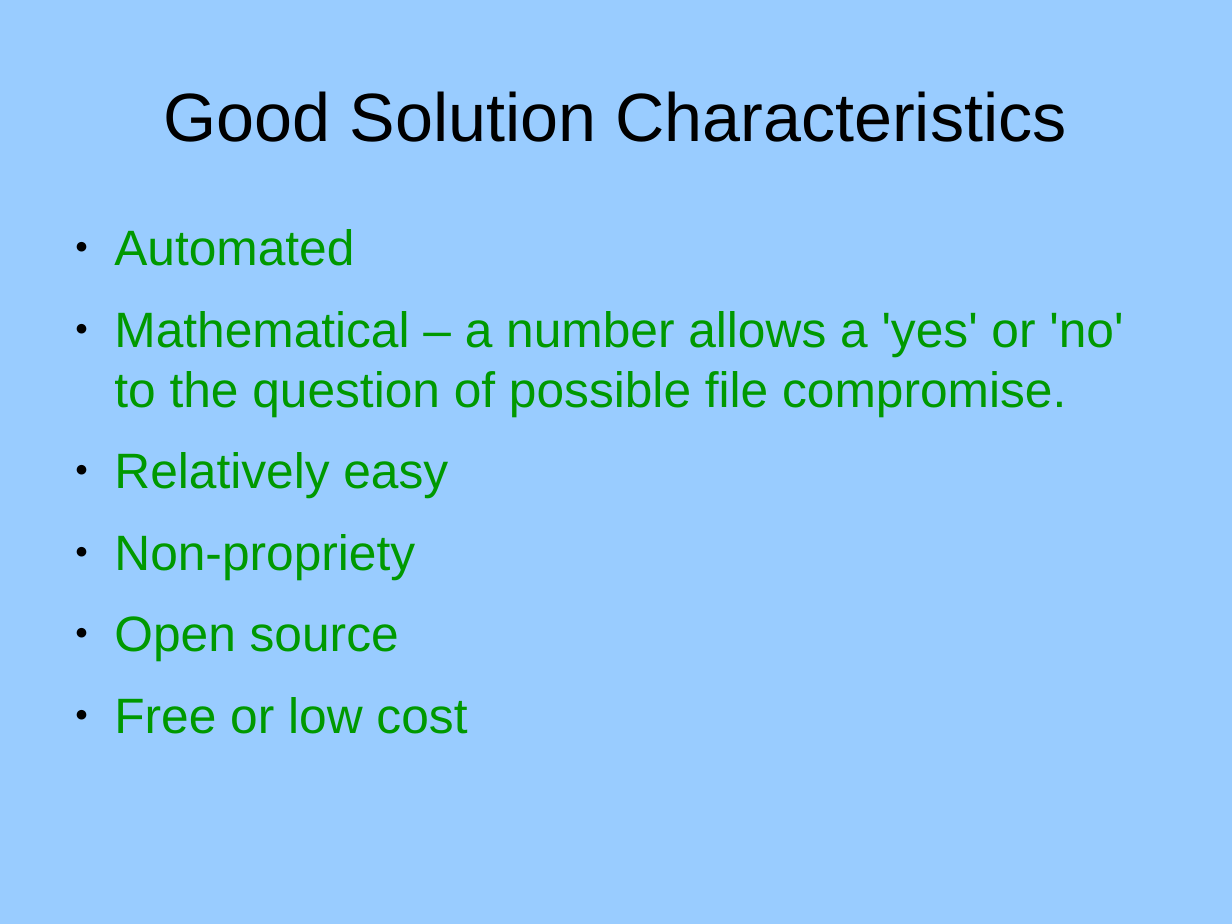
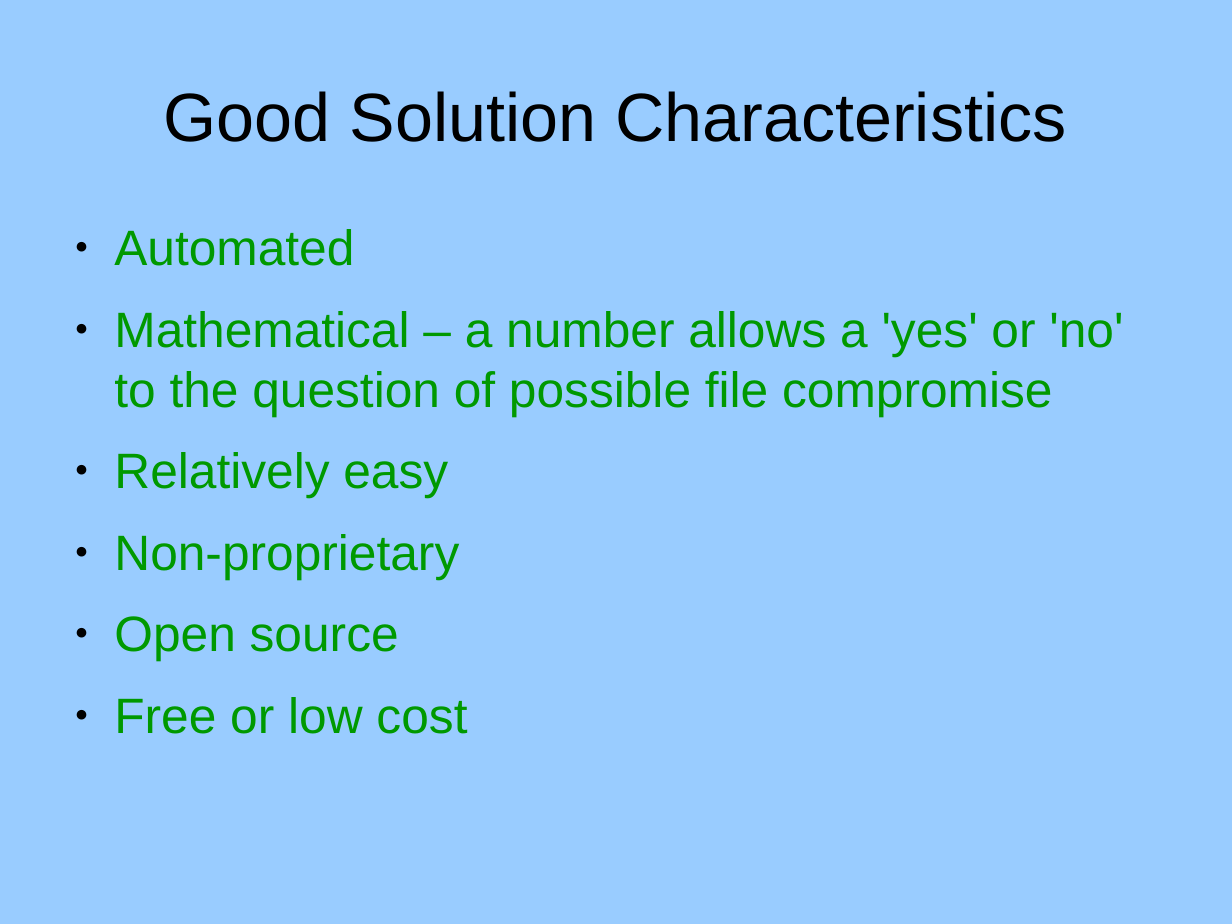
Before and after one commit to RaymondByczko/git-php-rewrite, a slide deck: slide 6 of docs/powerpoint.odp (slide 5 before the commit). Drawn at 1232x924 pixels with LibreOffice and Linux fonts; fonts in the diff are those of the drawing. Boxes give left, top, right and bottom in pixels: in the first picture for what was removed or moved away, otherwise in the second. Text is boxed around its words. In the diff, an @@ line names an element or a change of style, - is before the commit and + after.

```diff
--- a/docs/powerpoint.odp
+++ b/docs/powerpoint.odp
@@ text at (x1=114, y1=311, x2=1123, y2=416): text changed @@
-● Mathematical – a number allows a 'yes' or 'no' to the question of possible file compromise.
+● Mathematical – a number allows a 'yes' or 'no' to the question of possible file compromise
@@ text at (x1=114, y1=534, x2=459, y2=579): text changed @@
-● Non-propriety
+● Non-proprietary
```
Also in this commit, not shown: 10 other slides changed, 5 slides added.
